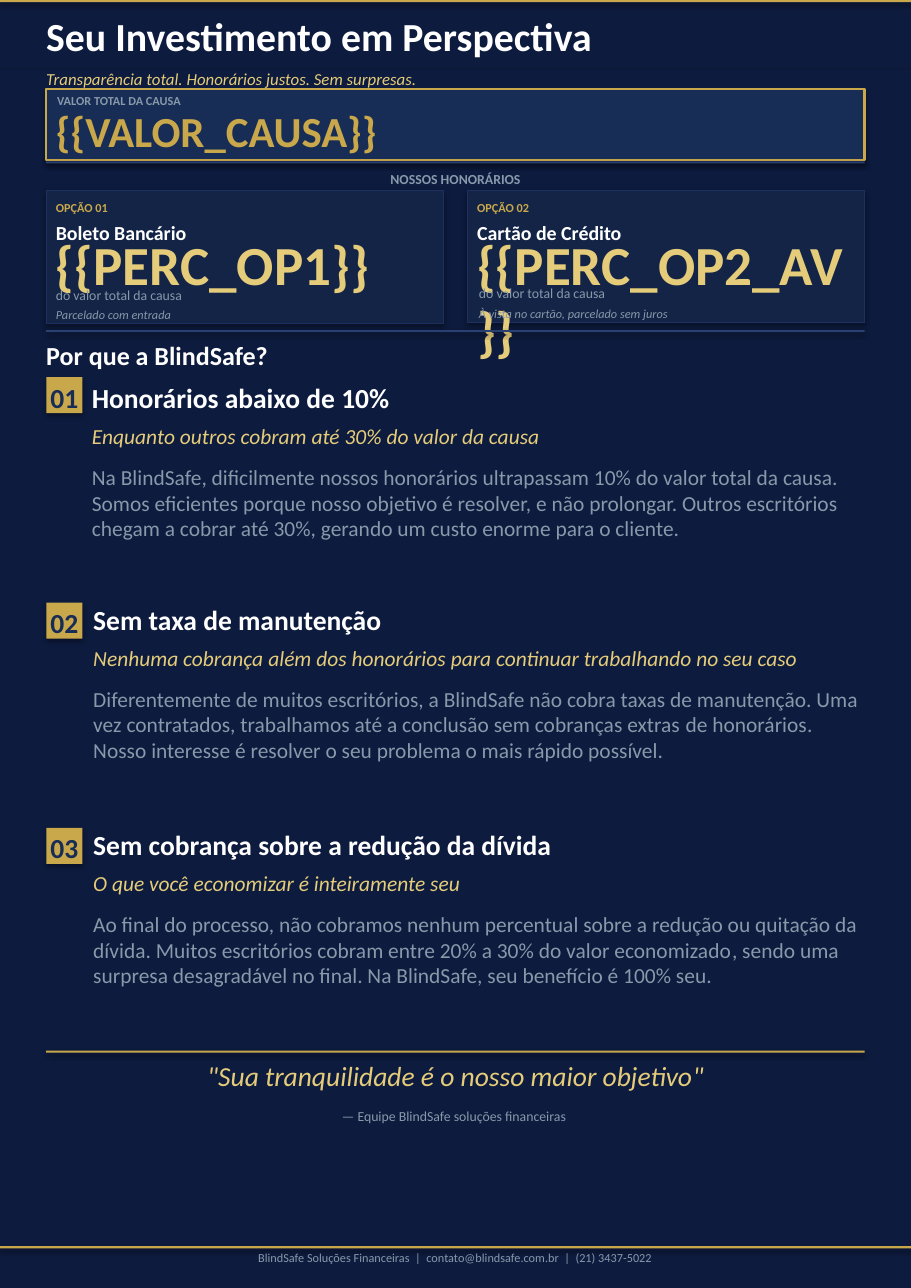
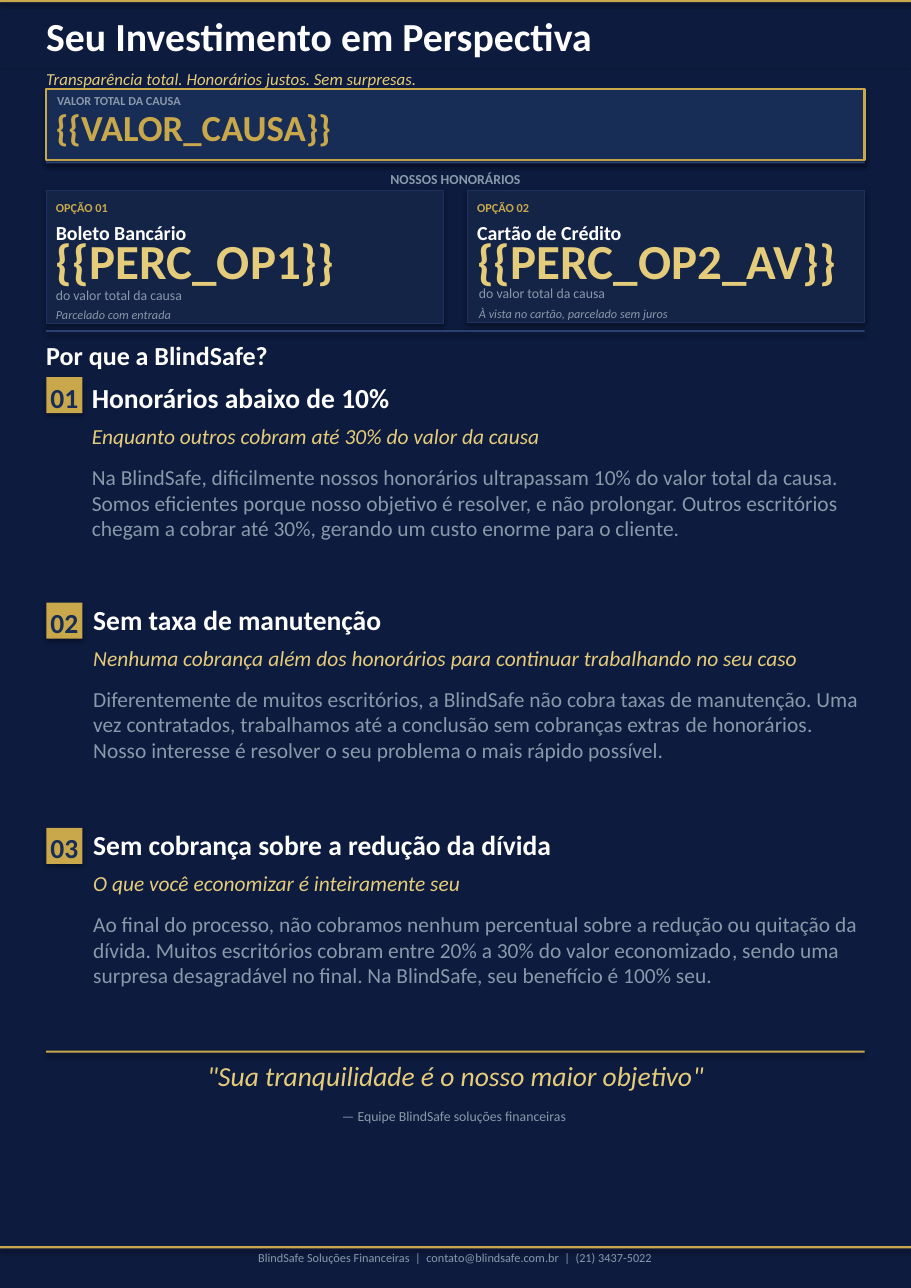
Before and after one commit to PauloRicardo89/blindsafe-contratos, a slide deck: slide 5 of templates/proposta.pptx. Drawn at 911x1288 pixels with LibreOffice and Linux fonts; fonts in the diff are those of the drawing. Boxes give left, top, right and bottom in pixels: in the first picture for what was removed or moved away, otherwise in the second. Text is boxed around its words. In the diff, an @@ line names an element or a change of style, - is before the commit and + after.

```diff
--- a/templates/proposta.pptx
+++ b/templates/proposta.pptx
@@ text "{{VALOR_CAUSA}}" at [56,114,331,147]: size 28 to 24 pt @@
@@ text "{{PERC_OP1}}" at [56,238,335,287]: size 36 to 32 pt @@
@@ text "{{PERC_OP2_AV}}" at [477,238,836,290]: size 36 to 32 pt @@
```
Also in this commit, not shown: 9 other files.
